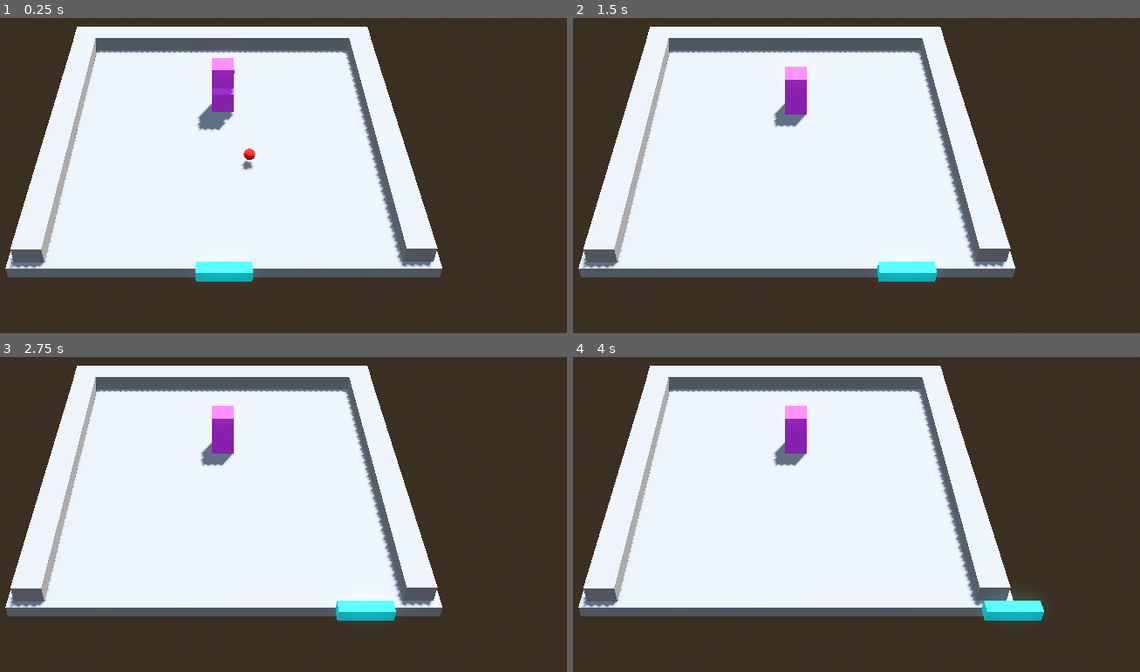
Above: before the commit, frames 1-4 (two rows, left to right).
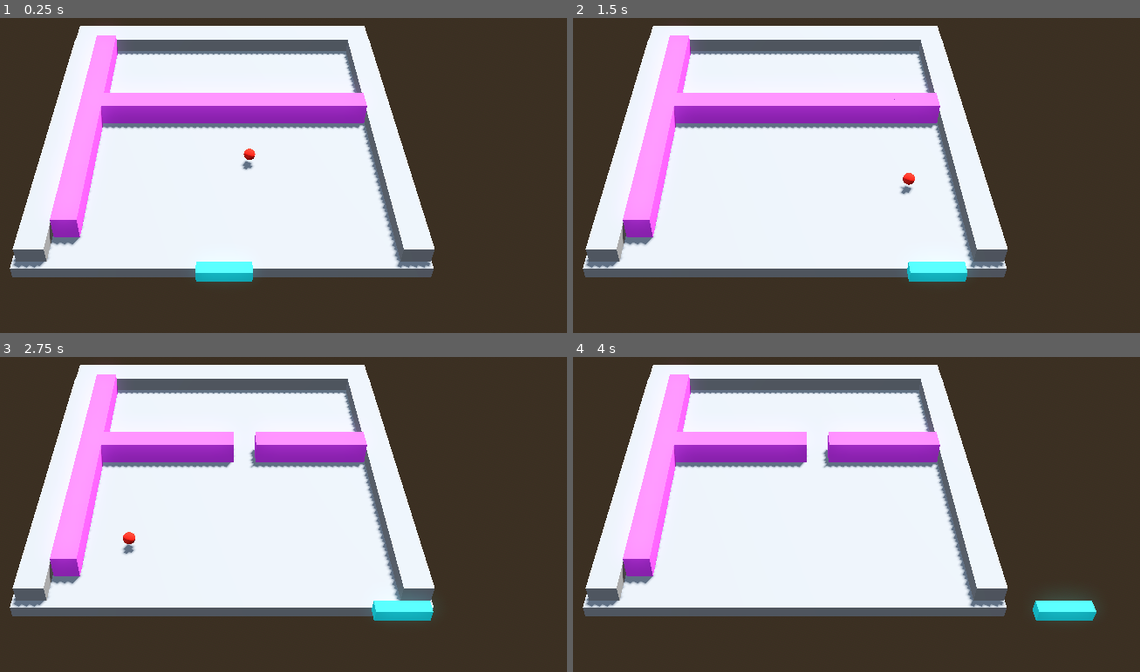
Above: after the commit, the same moments.

Repository: marrqqss/VJ-3D-Game
Game: Godot game, scene res://scenes/main.tscn
The game is run twice, just before and just after one commit, with the same random seed, the same clock (stepped at 60 frames per second) and the same inputs.
Inputs:
- Up to frame 1 (0.25 s): no input
- Up to frame 2 (1.5 s): hold Right (ui_right) 0.53-1.28 s; hold Left (ui_left) from 1.28 s (still down)
- Up to frame 3 (2.75 s): release Left (ui_left) at 2.03 s; hold Right (ui_right) from 2.03 s (still down)
- Up to frame 4 (4 s): release Right (ui_right) at 3.53 s; hold Left (ui_left) from 3.53 s (still down)

The runs differ from the first frame. In frame 1, 12% of the frame differs, in the area x 0-78%, y 2-83%; in frame 2, 12%, in the area x 0-78%, y 2-84%; in frame 3, 12%; in frame 4, 12%.

Commit message:
adjusted blocks size

Diff:
--- a/scenes/block.tscn
+++ b/scenes/block.tscn
@@ -7,6 +7,7 @@
 albedo_color = Color(0.913725, 0.258824, 1, 1)
 
 [sub_resource type="BoxShape3D" id="BoxShape3D_8r6n6"]
+size = Vector3(0.9, 1, 0.9)
 
 [sub_resource type="BoxShape3D" id="BoxShape3D_cgrg5"]
 
@@ -16,6 +17,7 @@
 axis_lock_angular_x = true
 axis_lock_angular_y = true
 axis_lock_angular_z = true
+can_sleep = false
 script = ExtResource("1_8r6n6")
 
 [node name="CSGBox3D" type="CSGBox3D" parent="."]
@@ -29,5 +31,5 @@
 [node name="HitDetector" type="Area3D" parent="."]
 
 [node name="CollisionShape3D" type="CollisionShape3D" parent="HitDetector"]
-transform = Transform3D(2.4, 0, 0, 0, 2.4, 0, 0, 0, 2.4, 0, 0, 0)
+transform = Transform3D(2, 0, 0, 0, 2, 0, 0, 0, 2, 0, 0, 0)
 shape = SubResource("BoxShape3D_cgrg5")
--- a/scenes/main.tscn
+++ b/scenes/main.tscn
@@ -31,23 +31,24 @@
 use_collision = true
 
 [node name="Floor" type="CSGBox3D" parent="Foundation"]
+transform = Transform3D(0.999992, 0, 0, 0, 1, 0, 0, 0, 0.999992, -0.0499997, 0, 0)
 use_collision = true
-size = Vector3(10, 1, 10)
+size = Vector3(9.7, 1, 10)
 
-[node name="Wall1" type="CSGBox3D" parent="Foundation"]
-transform = Transform3D(0.999998, 0, 0, 0, 2, 0, 0, 0, 0.7, 0, 0.987154, -4.51875)
+[node name="Wall" type="CSGBox3D" parent="Foundation"]
+transform = Transform3D(0.7, 0, 0, 0, 2, 0, 0, 0, 1.09992, 0, 1.3, -4.5)
 use_collision = true
-size = Vector3(9.7, 1, 1)
+size = Vector3(13.6, 0.7, 0.8)
 
 [node name="Wall2" type="CSGBox3D" parent="Foundation"]
-transform = Transform3D(0.7, 0, 0, 0, 2, 0, 0, 0, 0.999995, -4.4875, 1, 0.324999)
+transform = Transform3D(0.7, 0, 0, 0, 2, 0, 0, 0, 0.999988, -4.435, 1.3, 0.374999)
 use_collision = true
-size = Vector3(1, 1, 9)
+size = Vector3(1, 0.7, 8.9)
 
 [node name="Wall3" type="CSGBox3D" parent="Foundation"]
-transform = Transform3D(0.7, 0, 0, 0, 2, 0, 0, 0, 0.999997, 4.4875, 1, 0.3)
+transform = Transform3D(0.7, 0, 0, 0, 2, 0, 0, 0, 0.999988, 4.42, 1.3, 0.375)
 use_collision = true
-size = Vector3(1, 1, 9)
+size = Vector3(1, 0.7, 8.9)
 
 [node name="Camera3D" type="Camera3D" parent="."]
 transform = Transform3D(1, 0, 0, 0, 0.766044, 0.642788, 0, -0.642788, 0.766044, -0.4, 40.3, 48.5)
@@ -55,12 +56,82 @@
 
 [node name="Player" parent="." instance=ExtResource("1_o5qli")]
 transform = Transform3D(1, 0, 0, 0, 1, 0, 0, 0, 1, 0, 1.6, 17.2)
+SPEED = 18.0
 
 [node name="Ball" parent="." instance=ExtResource("2_0wfyh")]
 transform = Transform3D(1, 0, 0, 0, 1, 0, 0, 0, 1, 0, 1.5, 0)
 
 [node name="Block" parent="." instance=ExtResource("3_sugp2")]
-transform = Transform3D(1, 0, 0, 0, 1, 0, 0, 0, 1, 0, 2.1, -3.3)
+transform = Transform3D(1, 0, 0, 0, 1, 0, 0, 0, 1, 0, 1.5, -2)
+
+[node name="Block8" parent="." instance=ExtResource("3_sugp2")]
+transform = Transform3D(1, 0, 0, 0, 1, 0, 0, 0, 1, -2, 1.5, -2)
+
+[node name="Block9" parent="." instance=ExtResource("3_sugp2")]
+transform = Transform3D(1, 0, 0, 0, 1, 0, 0, 0, 1, -4, 1.5, -2)
+
+[node name="Block10" parent="." instance=ExtResource("3_sugp2")]
+transform = Transform3D(1, 0, 0, 0, 1, 0, 0, 0, 1, -6, 1.5, -2)
+
+[node name="Block11" parent="." instance=ExtResource("3_sugp2")]
+transform = Transform3D(1, 0, 0, 0, 1, 0, 0, 0, 1, -8, 1.5, -2)
+
+[node name="Block12" parent="." instance=ExtResource("3_sugp2")]
+transform = Transform3D(1, 0, 0, 0, 1, 0, 0, 0, 1, -10, 1.5, -2)
+
+[node name="Block13" parent="." instance=ExtResource("3_sugp2")]
+transform = Transform3D(1, 0, 0, 0, 1, 0, 0, 0, 1, -12, 1.5, -2)
+
+[node name="Block19" parent="." instance=ExtResource("3_sugp2")]
+transform = Transform3D(1, 0, 0, 0, 1, 0, 0, 0, 1, -12, 1.5, 0)
+
+[node name="Block20" parent="." instance=ExtResource("3_sugp2")]
+transform = Transform3D(1, 0, 0, 0, 1, 0, 0, 0, 1, -12, 1.5, 2)
+
+[node name="Block21" parent="." instance=ExtResource("3_sugp2")]
+transform = Transform3D(1, 0, 0, 0, 1, 0, 0, 0, 1, -12, 1.5, 4)
+
+[node name="Block22" parent="." instance=ExtResource("3_sugp2")]
+transform = Transform3D(1, 0, 0, 0, 1, 0, 0, 0, 1, -12, 1.5, 6)
+
+[node name="Block23" parent="." instance=ExtResource("3_sugp2")]
+transform = Transform3D(1, 0, 0, 0, 1, 0, 0, 0, 1, -12, 1.5, 8)
+
+[node name="Block24" parent="." instance=ExtResource("3_sugp2")]
+transform = Transform3D(1, 0, 0, 0, 1, 0, 0, 0, 1, -12, 1.5, 10)
+
+[node name="Block25" parent="." instance=ExtResource("3_sugp2")]
+transform = Transform3D(1, 0, 0, 0, 1, 0, 0, 0, 1, -12, 1.5, 12)
+
+[node name="Block14" parent="." instance=ExtResource("3_sugp2")]
+transform = Transform3D(1, 0, 0, 0, 1, 0, 0, 0, 1, -12, 1.5, -4)
+
+[node name="Block15" parent="." instance=ExtResource("3_sugp2")]
+transform = Transform3D(1, 0, 0, 0, 1, 0, 0, 0, 1, -12, 1.5, -6)
+
+[node name="Block16" parent="." instance=ExtResource("3_sugp2")]
+transform = Transform3D(1, 0, 0, 0, 1, 0, 0, 0, 1, -12, 1.5, -8)
+
+[node name="Block17" parent="." instance=ExtResource("3_sugp2")]
+transform = Transform3D(1, 0, 0, 0, 1, 0, 0, 0, 1, -12, 1.5, -10)
+
+[node name="Block18" parent="." instance=ExtResource("3_sugp2")]
+transform = Transform3D(1, 0, 0, 0, 1, 0, 0, 0, 1, -12, 1.5, -12)
 
 [node name="Block2" parent="." instance=ExtResource("3_sugp2")]
-transform = Transform3D(1, 0, 0, 0, 1, 0, 0, 0, 1, 0, 4.8, -3.3)
+transform = Transform3D(1, 0, 0, 0, 1, 0, 0, 0, 1, 2, 1.5, -2)
+
+[node name="Block3" parent="." instance=ExtResource("3_sugp2")]
+transform = Transform3D(1, 0, 0, 0, 1, 0, 0, 0, 1, 4, 1.5, -2)
+
+[node name="Block4" parent="." instance=ExtResource("3_sugp2")]
+transform = Transform3D(1, 0, 0, 0, 1, 0, 0, 0, 1, 6, 1.5, -2)
+
+[node name="Block5" parent="." instance=ExtResource("3_sugp2")]
+transform = Transform3D(1, 0, 0, 0, 1, 0, 0, 0, 1, 8, 1.5, -2)
+
+[node name="Block6" parent="." instance=ExtResource("3_sugp2")]
+transform = Transform3D(1, 0, 0, 0, 1, 0, 0, 0, 1, 10, 1.5, -2)
+
+[node name="Block7" parent="." instance=ExtResource("3_sugp2")]
+transform = Transform3D(1, 0, 0, 0, 1, 0, 0, 0, 1, 12, 1.5, -2)
--- a/scripts/ball.gd
+++ b/scripts/ball.gd
@@ -3,7 +3,7 @@
 @export var SPEED: float = 20.0
 @export var BOUNCE: float = 1.0
 
-# Direction the ball is moving in world space
+# Direction the ball is moving initialy
 var direction: Vector3 = Vector3(0.5, 0, 1)
 
 func _ready() -> void:
@@ -24,16 +24,13 @@
 			var local_hit_pos = col.get_position() - collider.global_transform.origin
 			var paddle_width = collider.get_node("CollisionShape3D").shape.extents.x
 
-			# Calculate horizontal factor: -1 (left) to +1 (right)
 			var factor = clamp(local_hit_pos.x / paddle_width, -1, 1)
 
-			# Arcade bounce: influence x direction based on hit position
 			direction.x = factor
-			direction.z = -abs(direction.z)  # Force the ball to go upward
+			direction.z = -abs(direction.z)
 
 			direction = direction.normalized()
 		else:
-			# Default physics bounce
 			direction = direction.bounce(col.get_normal()) * BOUNCE
 
 		velocity = direction * SPEED
--- a/scripts/block.gd
+++ b/scripts/block.gd
@@ -1,36 +1,20 @@
-# Block.gd
 extends RigidBody3D
-
-const ABOVE_Y_THRESHOLD := 0.1
-const COLUMN_RADIUS := 0.5
 
 @onready var detector := $HitDetector
 
 func _ready() -> void:
 	add_to_group("blocks")
 
-	# Start “frozen”: no gravity, sleeping
 	gravity_scale = 1
 
 	# Connect the Area3D signal
 	detector.body_entered.connect(Callable(self, "_on_body_entered"))
 
-
 func _on_body_entered(body: Node) -> void:
 	if not body.is_in_group("ball"):
 		return
 
-	print("ball")  # you should see this now
+	print("ball")
 
 	var my_pos: Vector3 = global_transform.origin
 	queue_free()
-
-	# Unfreeze any blocks sitting directly above
-	for blk in get_tree().get_nodes_in_group("blocks"):
-		if not (blk and blk is RigidBody3D):
-			continue
-		var bpos: Vector3 = blk.global_transform.origin
-		if bpos.y > my_pos.y + ABOVE_Y_THRESHOLD \
-		and bpos.distance_to(Vector3(my_pos.x, bpos.y, my_pos.z)) < COLUMN_RADIUS:
-			blk.gravity_scale = 1
-			blk.sleeping = false
--- a/scripts/player.gd
+++ b/scripts/player.gd
@@ -5,8 +5,6 @@
 
 func _physics_process(delta: float) -> void:
 
-	# Get the input direction and handle the movement/deceleration.
-	# As good practice, you should replace UI actions with custom gameplay actions.
 	var direction := Input.get_axis("ui_left", "ui_right")
 	if direction:
 		velocity.x = direction * SPEED
